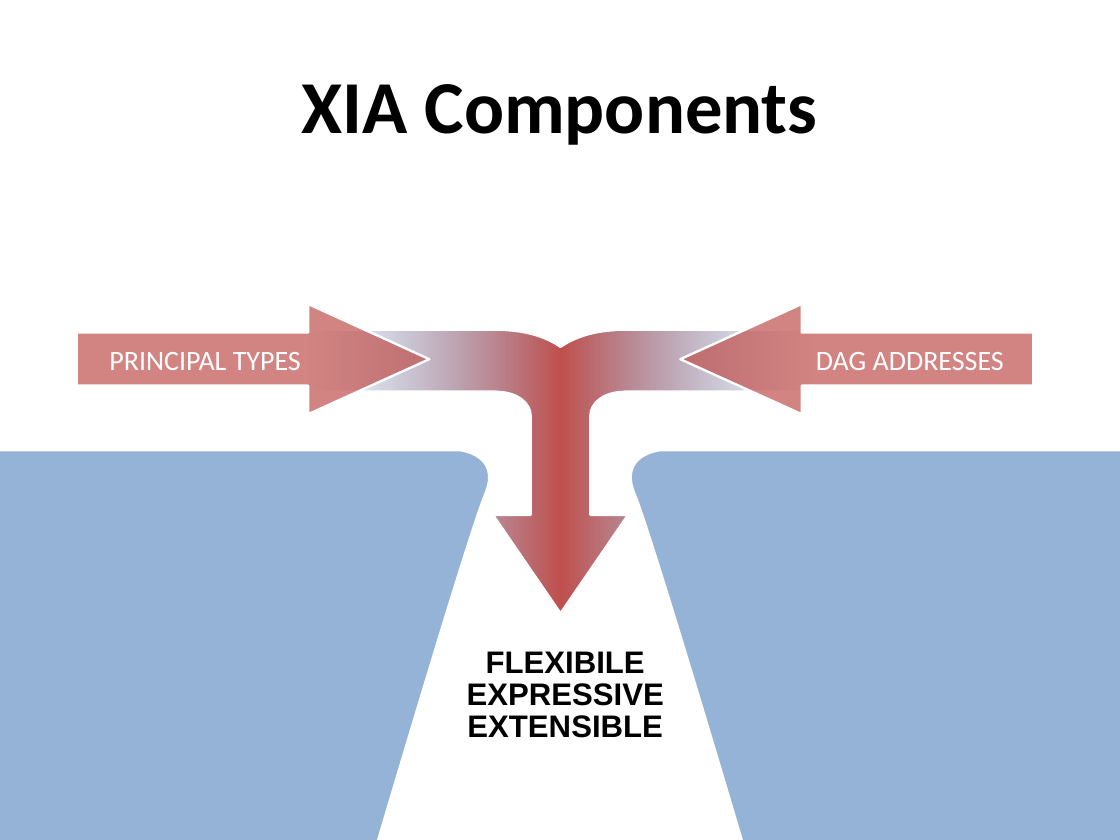
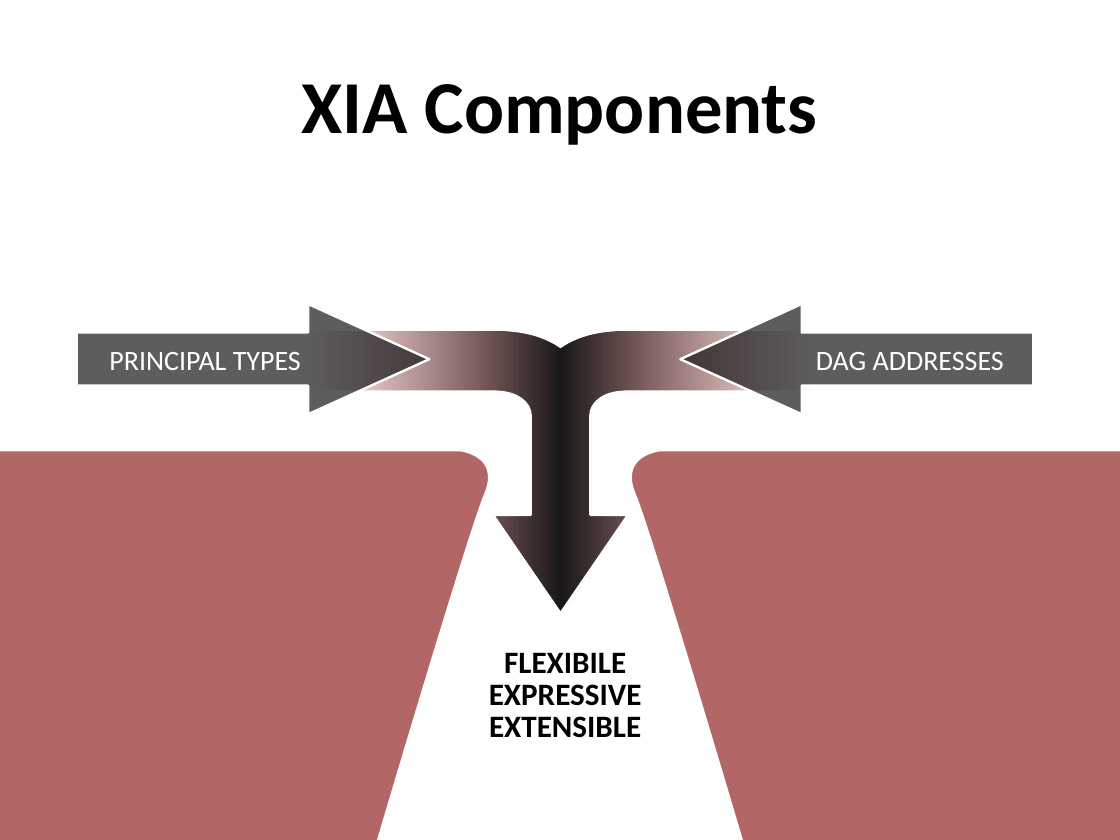
Before and after one commit to nfeltman/XIAnon, a slide deck: slide 7 of Presentation/Anonymity In XIA.pptx (slide 6 before the commit). Drawn at 1120x840 pixels with LibreOffice and Linux fonts; fonts in the diff are those of the drawing. Boxes give left, top, right and bottom in pixels: in the first picture for what was removed or moved away, otherwise in the second. Text is boxed around its words. In the diff, an @@ line names an element or a change of style, - is before the commit and + after.

```diff
--- a/Presentation/Anonymity In XIA.pptx
+++ b/Presentation/Anonymity In XIA.pptx
@@ freeform shape at (x1=76, y1=305, x2=429, y2=414): fill #C0504D at 70% opacity to #191919 at 70% opacity @@
@@ freeform shape at (x1=309, y1=329, x2=812, y2=613): fill gradient #4F81BD to #C0504D to gradient #800000 to #191919 @@
@@ freeform shape at (x1=680, y1=305, x2=1033, y2=414): fill #C0504D at 70% opacity to #191919 at 70% opacity @@
@@ freeform shape at (x1=0, y1=450, x2=502, y2=840): fill #4F81BD at 60% opacity to #800000 at 60% opacity @@
@@ freeform shape at (x1=618, y1=450, x2=1120, y2=840): fill #4F81BD at 60% opacity to #800000 at 60% opacity @@
@@ text "FLEXIBILE" at (x1=489, y1=652, x2=642, y2=738): font Arial to Calibri @@
```
Also in this commit, not shown: 14 other slides changed, 3 slides added.
